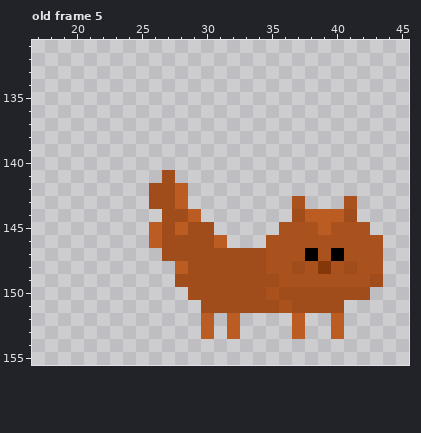
Two states of a pixel-art file, Assets/Resources/Sprites/introduction/cat.aseprite. The first picture shows the starting point.
81x156 pixels, 23 frames. Colours within 5 levels of each other are drawn and written as one. Shown: old frame 5: x 17..45, y 131..155. The commit also changed other frames, which this record leaves out.
Once edited:
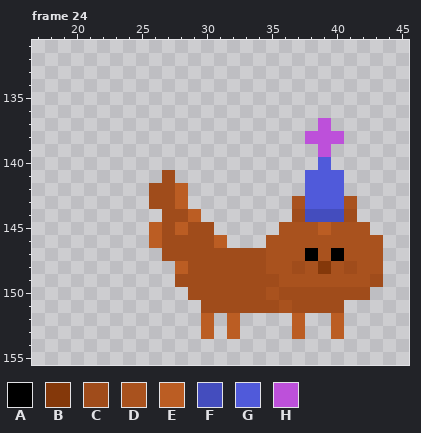
Palette (. is transparent): A #000000  B #84380a  C #a04c1b  D #a9521e  E #bb5d23  F #444dbe  G #505ada  H #bd50da
A new or re-ordered frame is compared with the old frame closest to it.
What changed:
frames 23 -> 26
Frame 24 is new; against old frame 5, layer "cat":
y 137: x 39 . -> H
y 138: x 38..40 ... -> HHH
y 139: x 39 . -> H
y 140: x 39 . -> G
y 141..143: x 38..40 ... -> GGG
y 144: x 38..40 EEE -> FFF
Where, in picture pixels (left, top, right, bottom), the same in both pictures:
changed: (305, 118, 344, 222)
